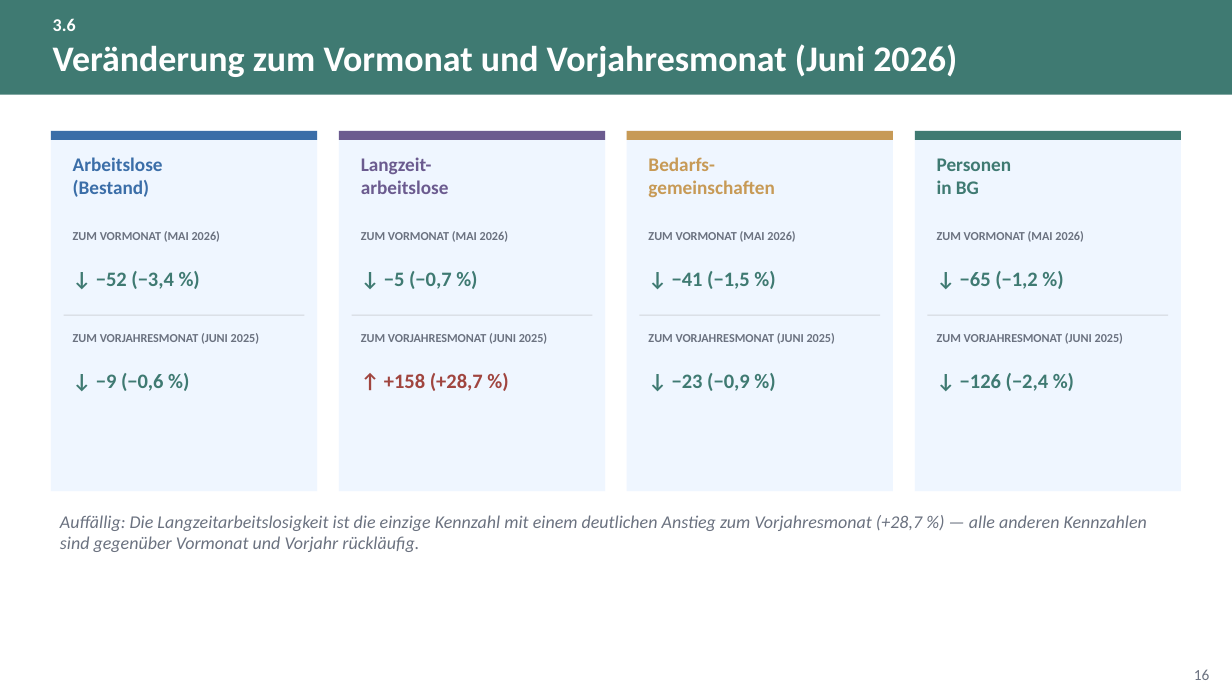
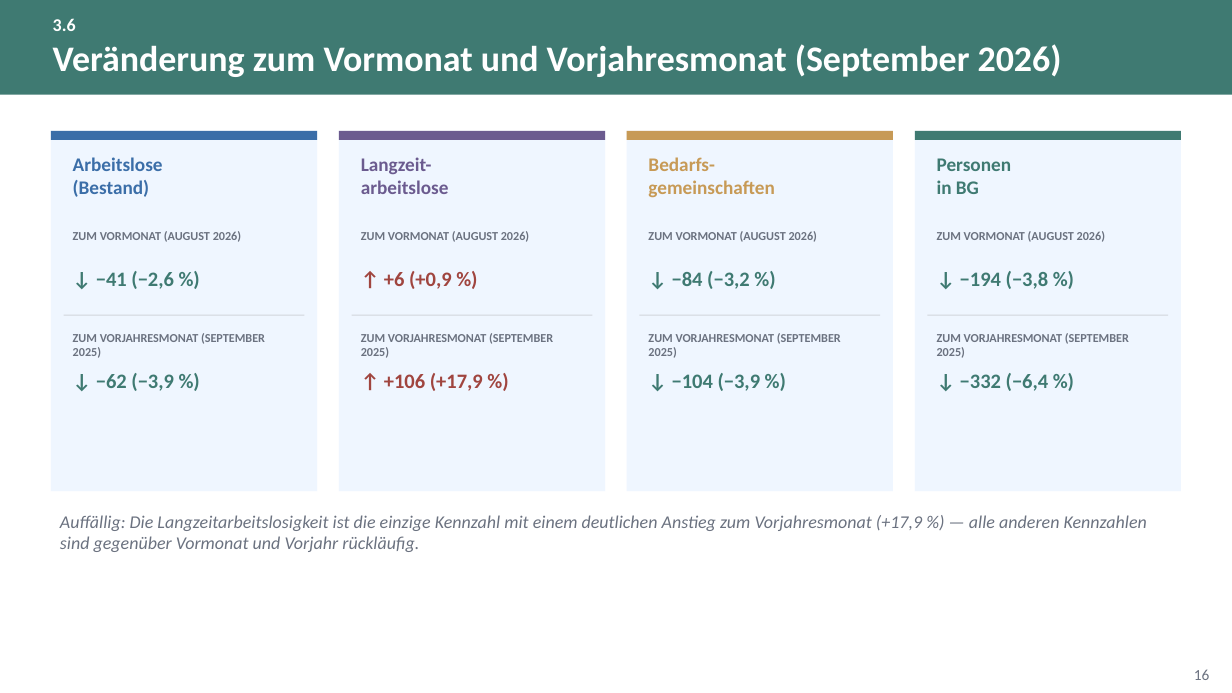
Before and after one commit to eufunk/arbeitsmarkt-regensburg, a slide deck: slide 16 of Docs/Projektpraesentation.pptx. Drawn at 1232x693 pixels with LibreOffice and Linux fonts; fonts in the diff are those of the drawing. Boxes give left, top, right and bottom in pixels: in the first picture for what was removed or moved away, otherwise in the second. Text is boxed around its words. In the diff, an @@ line names an element or a change of style, - is before the commit and + after.

```diff
--- a/Docs/Projektpraesentation.pptx
+++ b/Docs/Projektpraesentation.pptx
@@ text at <box>53,44,1062,77</box>: text changed @@
-Veränderung zum Vormonat und Vorjahresmonat (Juni 2026)
+Veränderung zum Vormonat und Vorjahresmonat (September 2026)
@@ text at <box>73,231,241,242</box>: text changed @@
-ZUM VORMONAT (MAI 2026)
+ZUM VORMONAT (AUGUST 2026)
@@ text at <box>361,231,529,242</box>: text changed @@
-ZUM VORMONAT (MAI 2026)
+ZUM VORMONAT (AUGUST 2026)
@@ text at <box>648,231,817,242</box>: text changed @@
-ZUM VORMONAT (MAI 2026)
+ZUM VORMONAT (AUGUST 2026)
@@ text at <box>937,231,1105,242</box>: text changed @@
-ZUM VORMONAT (MAI 2026)
+ZUM VORMONAT (AUGUST 2026)
@@ text at <box>96,271,174,289</box>: text changed @@
-↓ −52 (−3,4 %)
+↓ −41 (−2,6 %)
@@ text at <box>384,271,452,289</box>: text changed; text colour #3F7A72 to #A0453F @@
-↓ −5 (−0,7 %)
+↑ +6 (+0,9 %)
@@ text at <box>672,271,750,289</box>: text changed @@
-↓ −41 (−1,5 %)
+↓ −84 (−3,2 %)
@@ text at <box>960,271,1049,289</box>: text changed @@
-↓ −65 (−1,2 %)
+↓ −194 (−3,8 %)
@@ text at <box>73,333,265,358</box>: text changed @@
-ZUM VORJAHRESMONAT (JUNI 2025)
+ZUM VORJAHRESMONAT (SEPTEMBER 2025)
@@ text at <box>361,333,553,358</box>: text changed @@
-ZUM VORJAHRESMONAT (JUNI 2025)
+ZUM VORJAHRESMONAT (SEPTEMBER 2025)
@@ text at <box>648,333,841,358</box>: text changed @@
-ZUM VORJAHRESMONAT (JUNI 2025)
+ZUM VORJAHRESMONAT (SEPTEMBER 2025)
@@ text at <box>937,333,1129,358</box>: text changed @@
-ZUM VORJAHRESMONAT (JUNI 2025)
+ZUM VORJAHRESMONAT (SEPTEMBER 2025)
@@ text at <box>96,373,174,391</box>: text changed @@
-↓ −9 (−0,6 %)
+↓ −62 (−3,9 %)
@@ text at <box>384,373,483,391</box>: text changed @@
-↑ +158 (+28,7 %)
+↑ +106 (+17,9 %)
@@ text at <box>672,373,761,391</box>: text changed @@
-↓ −23 (−0,9 %)
+↓ −104 (−3,9 %)
@@ text at <box>960,373,1049,391</box>: text changed @@
-↓ −126 (−2,4 %)
+↓ −332 (−6,4 %)
@@ text at <box>60,515,1147,552</box>: text changed @@
-Auffällig: Die Langzeitarbeitslosigkeit ist die einzige Kennzahl mit einem deutlichen Anstieg zum Vorjahresmonat (+28,7 %) — alle anderen Kennzahlen sind gegenüber Vormonat und Vorjahr rückläufig.
+Auffällig: Die Langzeitarbeitslosigkeit ist die einzige Kennzahl mit einem deutlichen Anstieg zum Vorjahresmonat (+17,9 %) — alle anderen Kennzahlen sind gegenüber Vormonat und Vorjahr rückläufig.
```
Also in this commit, not shown: 59 other slides changed, 1 slide added, 1 other file.
